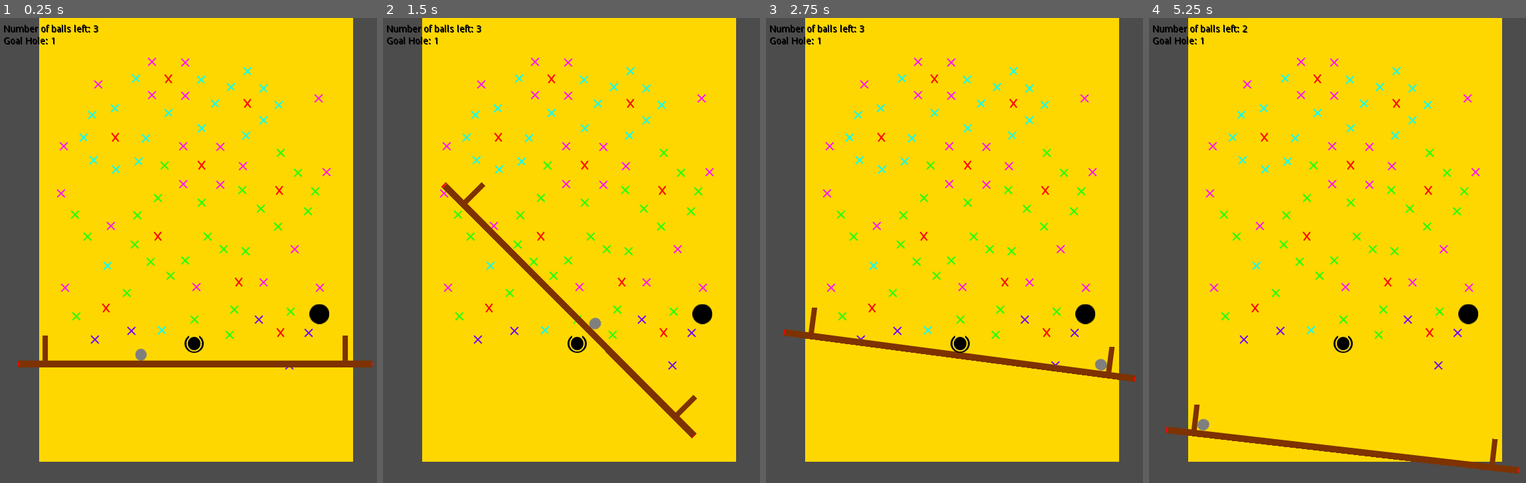
Above: before the commit, frames 1-4 (left to right).
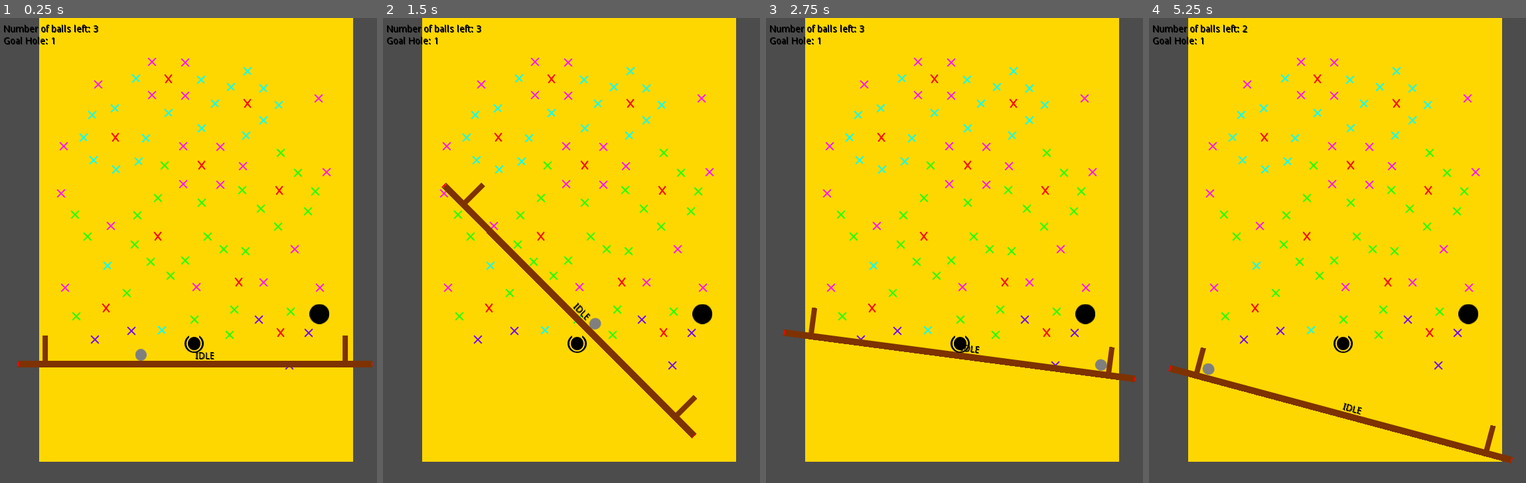
Above: after the commit, the same moments.

Repository: mdjp/IceColdBaume
Game: Godot game, scene res://src/Levels/sandbox.tscn
The game is run twice, just before and just after one commit, with the same random seed, the same clock (stepped at 60 frames per second) and the same inputs.
Inputs:
- Up to frame 1 (0.25 s): no input
- Up to frame 2 (1.5 s): tap Enter at 0.5 s; hold W (left_side_up) from 0.53 s (still down)
- Up to frame 3 (2.75 s): tap Space at 2 s; release W (left_side_up) at 2.03 s; hold S (left_side_down) from 2.03 s (still down)
- Up to frame 4 (5.25 s): release S (left_side_down) at 4.28 s; hold Down (right_side_down) 4.28-5.03 s; hold W (left_side_up) from 5.03 s (still down)

The runs differ from the first frame. In frame 1, 0.2% of the frame differs, in the area x 4-94%, y 71-75%; in frame 2, 0.2%; in frame 3, 0.2%; in frame 4, 3.3%, in the area x 4-99%, y 70-98%.

Commit message:
feat: StateMachine
Gave the Beam a state machine
Separated the signals for resetting the beam and adding a new ball to the scene
SetupGame handles adding a new ball but not resetting the beam's location
Made functions to handle moving the beam back to its starting position

Diff:
--- a/Game/project.godot
+++ b/Game/project.godot
@@ -13,9 +13,15 @@
 "class": "Hole",
 "language": "GDScript",
 "path": "res://src/Actors/Holes/Hole.gd"
+}, {
+"base": "Node",
+"class": "StateMachine",
+"language": "GDScript",
+"path": "res://src/Actors/StateMachine.gd"
 } ]
 _global_script_class_icons={
-"Hole": ""
+"Hole": "",
+"StateMachine": ""
 }
 
 [application]
--- a/Game/src/Actors/Beam.gd
+++ b/Game/src/Actors/Beam.gd
@@ -9,24 +9,41 @@
 var screensize
 var beamsize
 const angle = PI/100
-var reset_state = false
-var reset_position = Vector2()
 
 
 func _ready():
 	screensize = get_viewport().get_visible_rect().size
 	beamsize = $Sprite.texture.get_size().x * $Sprite.scale.x * 5.6
+	$BasicStateMachine.reset_position = get_parent().get_node("BeamStartPosition").global_position
+	PlayerData.connect("reset_beam", self, "_reset")
 
 
 func _process(delta):
-	get_input()
+	if $BasicStateMachine.current_state == $BasicStateMachine.states.IDLE:
+		get_input()
+
+	if $BasicStateMachine.current_state == $BasicStateMachine.states.RESETTING:
+		get_movement()
+
+	if $BasicStateMachine.current_state != null:
+		$State.text = $BasicStateMachine.states.keys()[$BasicStateMachine.current_state]
 
 
 func _integrate_forces(state):
-	if reset_state:
-		state.transform = Transform2D(0.0, reset_position)
-		reset_state = false
 
+	if $BasicStateMachine.current_state == $BasicStateMachine.states.PAUSED:
+		return
+
+	if $BasicStateMachine.current_state == $BasicStateMachine.states.RESETTING:
+		pass
+
+	if $BasicStateMachine.current_state == $BasicStateMachine.states.IDLE:
+		pass
+
+	move_beam()
+
+
+func move_beam():
 	linear_velocity.x = 0
 
 	if right_rotation_dir == left_rotation_dir:
@@ -57,6 +74,17 @@
 		left_rotation_dir += 1
 
 
+func get_movement():
+	# Compare reset position to global position
+	var direction = $BasicStateMachine.reset_position.y - round(self.global_position.y)
+
+	if direction == 0:
+		right_rotation_dir = 0
+		left_rotation_dir = 0
+	else:
+		right_rotation_dir = sign(direction)
+		left_rotation_dir = sign(direction)
+
 func _can_rotate(direction):
 	# need to be position relative to screen
 	var left = $Sprite/LeftSide.global_position
@@ -74,3 +102,7 @@
 			return sign(x) != sign(direction)
 	else:
 		return abs(x) > abs(y)
+
+
+func _reset():
+	$BasicStateMachine.current_state = $BasicStateMachine.states.RESETTING
--- a/Game/src/Actors/Beam.tscn
+++ b/Game/src/Actors/Beam.tscn
@@ -1,7 +1,421 @@
-[gd_scene load_steps=3 format=2]
+[gd_scene load_steps=5 format=2]
 
 [ext_resource path="res://src/Actors/Beam.gd" type="Script" id=1]
 [ext_resource path="res://Assets/PlayerItems/Flattened - MetalBar.png" type="Texture" id=2]
+[ext_resource path="res://src/Actors/BeamBSM.gd" type="Script" id=3]
+
+[sub_resource type="Theme" id=1]
+Button/colors/font_color = Color( 0, 0, 0, 1 )
+Button/colors/font_color_disabled = Color( 0, 0, 0, 1 )
+Button/colors/font_color_hover = Color( 0, 0, 0, 1 )
+Button/colors/font_color_pressed = Color( 0, 0, 0, 1 )
+Button/constants/hseparation = 2
+Button/fonts/font = null
+Button/styles/disabled = null
+Button/styles/focus = null
+Button/styles/hover = null
+Button/styles/normal = null
+Button/styles/pressed = null
+CheckBox/colors/font_color = Color( 0, 0, 0, 1 )
+CheckBox/colors/font_color_disabled = Color( 0, 0, 0, 1 )
+CheckBox/colors/font_color_hover = Color( 0, 0, 0, 1 )
+CheckBox/colors/font_color_hover_pressed = Color( 0, 0, 0, 1 )
+CheckBox/colors/font_color_pressed = Color( 0, 0, 0, 1 )
+CheckBox/constants/check_vadjust = 0
+CheckBox/constants/hseparation = 4
+CheckBox/fonts/font = null
+CheckBox/icons/checked = null
+CheckBox/icons/radio_checked = null
+CheckBox/icons/radio_unchecked = null
+CheckBox/icons/unchecked = null
+CheckBox/styles/disabled = null
+CheckBox/styles/focus = null
+CheckBox/styles/hover = null
+CheckBox/styles/hover_pressed = null
+CheckBox/styles/normal = null
+CheckBox/styles/pressed = null
+CheckButton/colors/font_color = Color( 0, 0, 0, 1 )
+CheckButton/colors/font_color_disabled = Color( 0, 0, 0, 1 )
+CheckButton/colors/font_color_hover = Color( 0, 0, 0, 1 )
+CheckButton/colors/font_color_hover_pressed = Color( 0, 0, 0, 1 )
+CheckButton/colors/font_color_pressed = Color( 0, 0, 0, 1 )
+CheckButton/constants/check_vadjust = 0
+CheckButton/constants/hseparation = 4
+CheckButton/fonts/font = null
+CheckButton/icons/off = null
+CheckButton/icons/on = null
+CheckButton/styles/disabled = null
+CheckButton/styles/focus = null
+CheckButton/styles/hover = null
+CheckButton/styles/hover_pressed = null
+CheckButton/styles/normal = null
+CheckButton/styles/pressed = null
+ColorPicker/constants/h_width = 30
+ColorPicker/constants/label_width = 10
+ColorPicker/constants/margin = 4
+ColorPicker/constants/sv_height = 256
+ColorPicker/constants/sv_width = 256
+ColorPicker/icons/add_preset = null
+ColorPicker/icons/color_hue = null
+ColorPicker/icons/color_sample = null
+ColorPicker/icons/preset_bg = null
+ColorPicker/icons/screen_picker = null
+ColorPickerButton/colors/font_color = Color( 0, 0, 0, 1 )
+ColorPickerButton/colors/font_color_disabled = Color( 0, 0, 0, 1 )
+ColorPickerButton/colors/font_color_hover = Color( 0, 0, 0, 1 )
+ColorPickerButton/colors/font_color_pressed = Color( 0, 0, 0, 1 )
+ColorPickerButton/constants/hseparation = 2
+ColorPickerButton/fonts/font = null
+ColorPickerButton/icons/bg = null
+ColorPickerButton/styles/disabled = null
+ColorPickerButton/styles/focus = null
+ColorPickerButton/styles/hover = null
+ColorPickerButton/styles/normal = null
+ColorPickerButton/styles/pressed = null
+Dialogs/constants/button_margin = 32
+Dialogs/constants/margin = 8
+FileDialog/colors/files_disabled = Color( 0, 0, 0, 1 )
+FileDialog/icons/folder = null
+FileDialog/icons/parent_folder = null
+FileDialog/icons/reload = null
+Fonts/fonts/large = null
+Fonts/fonts/normal = null
+GraphEdit/colors/activity = Color( 0, 0, 0, 1 )
+GraphEdit/colors/grid_major = Color( 0, 0, 0, 1 )
+GraphEdit/colors/grid_minor = Color( 0, 0, 0, 1 )
+GraphEdit/constants/bezier_len_neg = 160
+GraphEdit/constants/bezier_len_pos = 80
+GraphEdit/constants/port_grab_distance_horizontal = 48
+GraphEdit/constants/port_grab_distance_vertical = 6
+GraphEdit/icons/minus = null
+GraphEdit/icons/more = null
+GraphEdit/icons/reset = null
+GraphEdit/icons/snap = null
+GraphEdit/styles/bg = null
+GraphNode/colors/close_color = Color( 0, 0, 0, 1 )
+GraphNode/colors/title_color = Color( 0, 0, 0, 1 )
+GraphNode/constants/close_offset = 18
+GraphNode/constants/port_offset = 3
+GraphNode/constants/separation = 1
+GraphNode/constants/title_offset = 20
+GraphNode/fonts/title_font = null
+GraphNode/icons/close = null
+GraphNode/icons/port = null
+GraphNode/icons/resizer = null
+GraphNode/styles/breakpoint = null
+GraphNode/styles/comment = null
+GraphNode/styles/commentfocus = null
+GraphNode/styles/defaultfocus = null
+GraphNode/styles/defaultframe = null
+GraphNode/styles/frame = null
+GraphNode/styles/position = null
+GraphNode/styles/selectedframe = null
+GridContainer/constants/hseparation = 4
+GridContainer/constants/vseparation = 4
+HBoxContainer/constants/separation = 4
+HScrollBar/icons/decrement = null
+HScrollBar/icons/decrement_highlight = null
+HScrollBar/icons/increment = null
+HScrollBar/icons/increment_highlight = null
+HScrollBar/styles/grabber = null
+HScrollBar/styles/grabber_highlight = null
+HScrollBar/styles/grabber_pressed = null
+HScrollBar/styles/scroll = null
+HScrollBar/styles/scroll_focus = null
+HSeparator/constants/separation = 4
+HSeparator/styles/separator = null
+HSlider/icons/grabber = null
+HSlider/icons/grabber_disabled = null
+HSlider/icons/grabber_highlight = null
+HSlider/icons/tick = null
+HSlider/styles/focus = null
+HSlider/styles/grabber_area = null
+HSlider/styles/grabber_disabled = null
+HSlider/styles/grabber_highlight = null
+HSlider/styles/slider = null
+HSplitContainer/constants/autohide = 1
+HSplitContainer/constants/separation = 12
+HSplitContainer/icons/grabber = null
+HSplitContainer/styles/bg = null
+Icons/icons/close = null
+Icons/icons/logo = null
+ItemList/colors/font_color = Color( 0, 0, 0, 1 )
+ItemList/colors/font_color_selected = Color( 0, 0, 0, 1 )
+ItemList/colors/guide_color = Color( 0, 0, 0, 1 )
+ItemList/constants/hseparation = 4
+ItemList/constants/icon_margin = 4
+ItemList/constants/line_separation = 2
+ItemList/constants/vseparation = 2
+ItemList/fonts/font = null
+ItemList/styles/bg = null
+ItemList/styles/bg_focus = null
+ItemList/styles/cursor = null
+ItemList/styles/cursor_unfocused = null
+ItemList/styles/selected = null
+ItemList/styles/selected_focus = null
+Label/colors/font_color = Color( 0, 0, 0, 1 )
+Label/colors/font_color_shadow = Color( 0, 0, 0, 1 )
+Label/colors/font_outline_modulate = Color( 0, 0, 0, 1 )
+Label/constants/line_spacing = 3
+Label/constants/shadow_as_outline = 0
+Label/constants/shadow_offset_x = 1
+Label/constants/shadow_offset_y = 1
+Label/fonts/font = null
+Label/styles/normal = null
+LineEdit/colors/clear_button_color = Color( 0, 0, 0, 1 )
+LineEdit/colors/clear_button_color_pressed = Color( 0, 0, 0, 1 )
+LineEdit/colors/cursor_color = Color( 0, 0, 0, 1 )
+LineEdit/colors/font_color = Color( 0, 0, 0, 1 )
+LineEdit/colors/font_color_selected = Color( 0, 0, 0, 1 )
+LineEdit/colors/selection_color = Color( 0, 0, 0, 1 )
+LineEdit/constants/minimum_spaces = 12
+LineEdit/fonts/font = null
+LineEdit/icons/clear = null
+LineEdit/styles/focus = null
+LineEdit/styles/normal = null
+LineEdit/styles/read_only = null
+LinkButton/colors/font_color = Color( 0, 0, 0, 1 )
+LinkButton/colors/font_color_hover = Color( 0, 0, 0, 1 )
+LinkButton/colors/font_color_pressed = Color( 0, 0, 0, 1 )
+LinkButton/constants/underline_spacing = 2
+LinkButton/fonts/font = null
+LinkButton/styles/focus = null
+MarginContainer/constants/margin_bottom = 0
+MarginContainer/constants/margin_left = 0
+MarginContainer/constants/margin_right = 0
+MarginContainer/constants/margin_top = 0
+MenuButton/colors/font_color = Color( 0, 0, 0, 1 )
+MenuButton/colors/font_color_disabled = Color( 0, 0, 0, 1 )
+MenuButton/colors/font_color_hover = Color( 0, 0, 0, 1 )
+MenuButton/colors/font_color_pressed = Color( 0, 0, 0, 1 )
+MenuButton/constants/hseparation = 3
+MenuButton/fonts/font = null
+MenuButton/styles/disabled = null
+MenuButton/styles/focus = null
+MenuButton/styles/hover = null
+MenuButton/styles/normal = null
+MenuButton/styles/pressed = null
+OptionButton/colors/font_color = Color( 0, 0, 0, 1 )
+OptionButton/colors/font_color_disabled = Color( 0, 0, 0, 1 )
+OptionButton/colors/font_color_hover = Color( 0, 0, 0, 1 )
+OptionButton/colors/font_color_pressed = Color( 0, 0, 0, 1 )
+OptionButton/constants/arrow_margin = 2
+OptionButton/constants/hseparation = 2
+OptionButton/fonts/font = null
+OptionButton/icons/arrow = null
+OptionButton/styles/disabled = null
+OptionButton/styles/focus = null
+OptionButton/styles/hover = null
+OptionButton/styles/normal = null
+OptionButton/styles/pressed = null
+Panel/styles/panel = null
+Panel/styles/panelf = null
+Panel/styles/panelnc = null
+PanelContainer/styles/panel = null
+PopupMenu/colors/font_color = Color( 0, 0, 0, 1 )
+PopupMenu/colors/font_color_accel = Color( 0, 0, 0, 1 )
+PopupMenu/colors/font_color_disabled = Color( 0, 0, 0, 1 )
+PopupMenu/colors/font_color_hover = Color( 0, 0, 0, 1 )
+PopupMenu/constants/hseparation = 4
+PopupMenu/constants/vseparation = 4
+PopupMenu/fonts/font = null
+PopupMenu/icons/checked = null
+PopupMenu/icons/radio_checked = null
+PopupMenu/icons/radio_unchecked = null
+PopupMenu/icons/submenu = null
+PopupMenu/icons/unchecked = null
+PopupMenu/styles/hover = null
+PopupMenu/styles/labeled_separator_left = null
+PopupMenu/styles/labeled_separator_right = null
+PopupMenu/styles/panel = null
+PopupMenu/styles/panel_disabled = null
+PopupMenu/styles/separator = null
+PopupPanel/styles/panel = null
+ProgressBar/colors/font_color = Color( 0, 0, 0, 1 )
+ProgressBar/colors/font_color_shadow = Color( 0, 0, 0, 1 )
+ProgressBar/fonts/font = null
+ProgressBar/styles/bg = null
+ProgressBar/styles/fg = null
+RichTextLabel/colors/default_color = Color( 0, 0, 0, 1 )
+RichTextLabel/colors/font_color_selected = Color( 0, 0, 0, 1 )
+RichTextLabel/colors/font_color_shadow = Color( 0, 0, 0, 1 )
+RichTextLabel/colors/selection_color = Color( 0, 0, 0, 1 )
+RichTextLabel/constants/line_separation = 1
+RichTextLabel/constants/shadow_as_outline = 0
+RichTextLabel/constants/shadow_offset_x = 1
+RichTextLabel/constants/shadow_offset_y = 1
+RichTextLabel/constants/table_hseparation = 3
+RichTextLabel/constants/table_vseparation = 3
+RichTextLabel/fonts/bold_font = null
+RichTextLabel/fonts/bold_italics_font = null
+RichTextLabel/fonts/italics_font = null
+RichTextLabel/fonts/mono_font = null
+RichTextLabel/fonts/normal_font = null
+RichTextLabel/styles/focus = null
+RichTextLabel/styles/normal = null
+ScrollContainer/styles/bg = null
+SpinBox/icons/updown = null
+TabContainer/colors/font_color_bg = Color( 0, 0, 0, 1 )
+TabContainer/colors/font_color_disabled = Color( 0, 0, 0, 1 )
+TabContainer/colors/font_color_fg = Color( 0, 0, 0, 1 )
+TabContainer/constants/hseparation = 4
+TabContainer/constants/label_valign_bg = 2
+TabContainer/constants/label_valign_fg = 0
+TabContainer/constants/side_margin = 8
+TabContainer/constants/top_margin = 24
+TabContainer/fonts/font = null
+TabContainer/icons/decrement = null
+TabContainer/icons/decrement_highlight = null
+TabContainer/icons/increment = null
+TabContainer/icons/increment_highlight = null
+TabContainer/icons/menu = null
+TabContainer/icons/menu_highlight = null
+TabContainer/styles/panel = null
+TabContainer/styles/tab_bg = null
+TabContainer/styles/tab_disabled = null
+TabContainer/styles/tab_fg = null
+Tabs/colors/font_color_bg = Color( 0, 0, 0, 1 )
+Tabs/colors/font_color_disabled = Color( 0, 0, 0, 1 )
+Tabs/colors/font_color_fg = Color( 0, 0, 0, 1 )
+Tabs/constants/hseparation = 4
+Tabs/constants/label_valign_bg = 2
+Tabs/constants/label_valign_fg = 0
+Tabs/constants/top_margin = 24
+Tabs/fonts/font = null
+Tabs/icons/close = null
+Tabs/icons/decrement = null
+Tabs/icons/decrement_highlight = null
+Tabs/icons/increment = null
+Tabs/icons/increment_highlight = null
+Tabs/styles/button = null
+Tabs/styles/button_pressed = null
+Tabs/styles/panel = null
+Tabs/styles/tab_bg = null
+Tabs/styles/tab_disabled = null
+Tabs/styles/tab_fg = null
+TextEdit/colors/background_color = Color( 0, 0, 0, 1 )
+TextEdit/colors/brace_mismatch_color = Color( 0, 0, 0, 1 )
+TextEdit/colors/breakpoint_color = Color( 0, 0, 0, 1 )
+TextEdit/colors/caret_background_color = Color( 0, 0, 0, 1 )
+TextEdit/colors/caret_color = Color( 0, 0, 0, 1 )
+TextEdit/colors/code_folding_color = Color( 0, 0, 0, 1 )
+TextEdit/colors/completion_background_color = Color( 0, 0, 0, 1 )
+TextEdit/colors/completion_existing_color = Color( 0, 0, 0, 1 )
+TextEdit/colors/completion_font_color = Color( 0, 0, 0, 1 )
+TextEdit/colors/completion_scroll_color = Color( 0, 0, 0, 1 )
+TextEdit/colors/completion_selected_color = Color( 0, 0, 0, 1 )
+TextEdit/colors/current_line_color = Color( 0, 0, 0, 1 )
+TextEdit/colors/font_color = Color( 0, 0, 0, 1 )
+TextEdit/colors/font_color_selected = Color( 0, 0, 0, 1 )
+TextEdit/colors/function_color = Color( 0, 0, 0, 1 )
+TextEdit/colors/line_number_color = Color( 0, 0, 0, 1 )
+TextEdit/colors/mark_color = Color( 0, 0, 0, 1 )
+TextEdit/colors/member_variable_color = Color( 0, 0, 0, 1 )
+TextEdit/colors/number_color = Color( 0, 0, 0, 1 )
+TextEdit/colors/safe_line_number_color = Color( 0, 0, 0, 1 )
+TextEdit/colors/selection_color = Color( 0, 0, 0, 1 )
+TextEdit/colors/symbol_color = Color( 0, 0, 0, 1 )
+TextEdit/colors/word_highlighted_color = Color( 0, 0, 0, 1 )
+TextEdit/constants/completion_lines = 7
+TextEdit/constants/completion_max_width = 50
+TextEdit/constants/completion_scroll_width = 3
+TextEdit/constants/line_spacing = 4
+TextEdit/fonts/font = null
+TextEdit/icons/tab = null
+TextEdit/styles/completion = null
+TextEdit/styles/focus = null
+TextEdit/styles/normal = null
+TextEdit/styles/read_only = null
+ToolButton/colors/font_color = Color( 0, 0, 0, 1 )
+ToolButton/colors/font_color_disabled = Color( 0, 0, 0, 1 )
+ToolButton/colors/font_color_hover = Color( 0, 0, 0, 1 )
+ToolButton/colors/font_color_pressed = Color( 0, 0, 0, 1 )
+ToolButton/constants/hseparation = 3
+ToolButton/fonts/font = null
+ToolButton/styles/disabled = null
+ToolButton/styles/focus = null
+ToolButton/styles/hover = null
+ToolButton/styles/normal = null
+ToolButton/styles/pressed = null
+TooltipLabel/colors/font_color = Color( 0, 0, 0, 1 )
+TooltipLabel/colors/font_color_shadow = Color( 0, 0, 0, 1 )
+TooltipLabel/constants/shadow_offset_x = 1
+TooltipLabel/constants/shadow_offset_y = 1
+TooltipLabel/fonts/font = null
+TooltipPanel/styles/panel = null
+Tree/colors/cursor_color = Color( 0, 0, 0, 1 )
+Tree/colors/custom_button_font_highlight = Color( 0, 0, 0, 1 )
+Tree/colors/drop_position_color = Color( 0, 0, 0, 1 )
+Tree/colors/font_color = Color( 0, 0, 0, 1 )
+Tree/colors/font_color_selected = Color( 0, 0, 0, 1 )
+Tree/colors/guide_color = Color( 0, 0, 0, 1 )
+Tree/colors/relationship_line_color = Color( 0, 0, 0, 1 )
+Tree/colors/selection_color = Color( 0, 0, 0, 1 )
+Tree/colors/title_button_color = Color( 0, 0, 0, 1 )
+Tree/constants/button_margin = 4
+Tree/constants/draw_guides = 1
+Tree/constants/draw_relationship_lines = 0
+Tree/constants/guide_width = 2
+Tree/constants/hseparation = 4
+Tree/constants/item_margin = 12
+Tree/constants/scroll_border = 4
+Tree/constants/scroll_speed = 12
+Tree/constants/vseparation = 4
+Tree/fonts/font = null
+Tree/fonts/title_button_font = null
+Tree/icons/arrow = null
+Tree/icons/arrow_collapsed = null
+Tree/icons/checked = null
+Tree/icons/select_arrow = null
+Tree/icons/unchecked = null
+Tree/icons/updown = null
+Tree/styles/bg = null
+Tree/styles/bg_focus = null
+Tree/styles/button_pressed = null
+Tree/styles/cursor = null
+Tree/styles/cursor_unfocused = null
+Tree/styles/custom_button = null
+Tree/styles/custom_button_hover = null
+Tree/styles/custom_button_pressed = null
+Tree/styles/selected = null
+Tree/styles/selected_focus = null
+Tree/styles/title_button_hover = null
+Tree/styles/title_button_normal = null
+Tree/styles/title_button_pressed = null
+VBoxContainer/constants/separation = 4
+VScrollBar/icons/decrement = null
+VScrollBar/icons/decrement_highlight = null
+VScrollBar/icons/increment = null
+VScrollBar/icons/increment_highlight = null
+VScrollBar/styles/grabber = null
+VScrollBar/styles/grabber_highlight = null
+VScrollBar/styles/grabber_pressed = null
+VScrollBar/styles/scroll = null
+VScrollBar/styles/scroll_focus = null
+VSeparator/constants/separation = 4
+VSeparator/styles/separator = null
+VSlider/icons/grabber = null
+VSlider/icons/grabber_disabled = null
+VSlider/icons/grabber_highlight = null
+VSlider/icons/tick = null
+VSlider/styles/focus = null
+VSlider/styles/grabber_area = null
+VSlider/styles/grabber_disabled = null
+VSlider/styles/grabber_highlight = null
+VSlider/styles/slider = null
+VSplitContainer/constants/autohide = 1
+VSplitContainer/constants/separation = 12
+VSplitContainer/icons/grabber = null
+VSplitContainer/styles/bg = null
+WindowDialog/colors/title_color = Color( 0, 0, 0, 1 )
+WindowDialog/constants/close_h_ofs = 18
+WindowDialog/constants/close_v_ofs = 18
+WindowDialog/constants/scaleborder_size = 4
+WindowDialog/constants/title_height = 20
+WindowDialog/fonts/title_font = null
+WindowDialog/icons/close = null
+WindowDialog/icons/close_highlight = null
+WindowDialog/styles/panel = null
 
 [node name="Beam" type="RigidBody2D"]
 z_index = 1
@@ -27,3 +441,12 @@
 
 [node name="RightSide" type="Position2D" parent="Sprite"]
 position = Vector2( 226, 19 )
+
+[node name="BasicStateMachine" type="Node" parent="."]
+script = ExtResource( 3 )
+
+[node name="State" type="Label" parent="."]
+margin_right = 40.0
+margin_bottom = 14.0
+theme = SubResource( 1 )
+text = "?"
--- /dev/null
+++ b/Game/src/Actors/BeamBSM.gd
@@ -0,0 +1,47 @@
+extends StateMachine
+
+var reset_position = Vector2()
+
+
+func _ready() -> void:
+	add_state("IDLE") # Refers to the state where the player can move the beam using inputs
+	add_state("RESETTING")
+	add_state("PAUSED")
+
+	# To ensure the beam is idle initially
+	call_deferred("set_state", states.IDLE)
+
+
+func _state_logic(delta):
+	pass
+
+
+func _get_transition(delta):
+	match current_state:
+		states.IDLE:
+			pass
+		states.RESETTING:
+			if round(parent.global_position.y) == reset_position.y:
+				return states.IDLE
+		states.PAUSED:
+			pass
+
+
+func _enter_state(new_state, old_state):
+	match new_state:
+		states.IDLE:
+			pass
+		states.RESETTING:
+			pass
+		states.PAUSED:
+			pass
+
+
+func _exit_state(old_state, new_state):
+	match old_state:
+		states.IDLE:
+			pass
+		states.RESETTING:
+			PlayerData.emit_signal("add_ball")
+		states.PAUSED:
+			pass
--- /dev/null
+++ b/Game/src/Actors/StateMachine.gd
@@ -0,0 +1,40 @@
+extends Node
+class_name StateMachine
+
+var current_state = null setget set_state
+var previous_state = null
+var states = {}
+
+onready var parent = get_parent()
+
+func _physics_process(delta: float) -> void:
+	if current_state != null:
+		_state_logic(delta)
+		var transition = _get_transition(delta)
+		if transition != null:
+			set_state(transition)
+
+func _state_logic(delta):
+	pass
+
+func _get_transition(delta):
+	return null
+
+func _enter_state(new_state, old_state):
+	pass
+
+func _exit_state(old_state, new_state):
+	pass
+
+func set_state(new_state):
+	previous_state = current_state
+	current_state = new_state
+
+	if previous_state != null:
+		_exit_state(previous_state, new_state)
+
+	if new_state != null:
+		_enter_state(new_state, previous_state)
+
+func add_state(state_name):
+	states[state_name] = states.size()
--- a/Game/src/Autoload/PlayerData.gd
+++ b/Game/src/Autoload/PlayerData.gd
@@ -2,7 +2,8 @@
 
 signal score_updated
 signal goal_updated
-signal reset_game
+signal reset_beam
+signal add_ball
 
 var goal_hole: = 1 setget set_goal
 var max_holes: = 10
@@ -32,8 +33,8 @@
 
 func reset_game():
 	if number_of_balls > 0:
-		emit_signal("reset_game")
+		emit_signal("reset_beam")
 	else:
 		# reset()
-		# emit_signal("reset_game")
+		# emit_signal("reset_beam")
 		print("Game ended")
--- a/Game/src/Levels/SetupGame.gd
+++ b/Game/src/Levels/SetupGame.gd
@@ -5,25 +5,22 @@
 
 var beam = null
 
-
 func _ready():
-	PlayerData.connect("reset_game", self, "_reset")
+	PlayerData.connect("add_ball", self, "_reset")
 	get_node("Holes/Hole " + str(PlayerData.goal_hole)).update_status(PlayerData.goal_hole)
 
 	_add_ball()
 
 	beam = BEAM.instance()
 	self.add_child(beam)
-	beam.position = $BeamStartPosition.global_position
+	beam.global_position = $BeamStartPosition.global_position
 
 
 func _reset():
-	beam.reset_state = true
-	beam.reset_position = $BeamStartPosition.global_position
 	_add_ball()
 
 
 func _add_ball():
 	var ball = BALL.instance()
 	self.add_child(ball)
-	ball.position = $BallStartPosition.global_position
+	ball.global_position = $BallStartPosition.global_position
--- a/Game/src/Levels/sandbox.tscn
+++ b/Game/src/Levels/sandbox.tscn
@@ -23,7 +23,7 @@
 [node name="CanvasLayer" parent="." instance=ExtResource( 5 )]
 
 [node name="BeamStartPosition" type="Position2D" parent="."]
-position = Vector2( 298.62, 501.682 )
+position = Vector2( 298.62, 502 )
 
 [node name="BallStartPosition" type="Position2D" parent="."]
 position = Vector2( 217.282, 494.287 )
